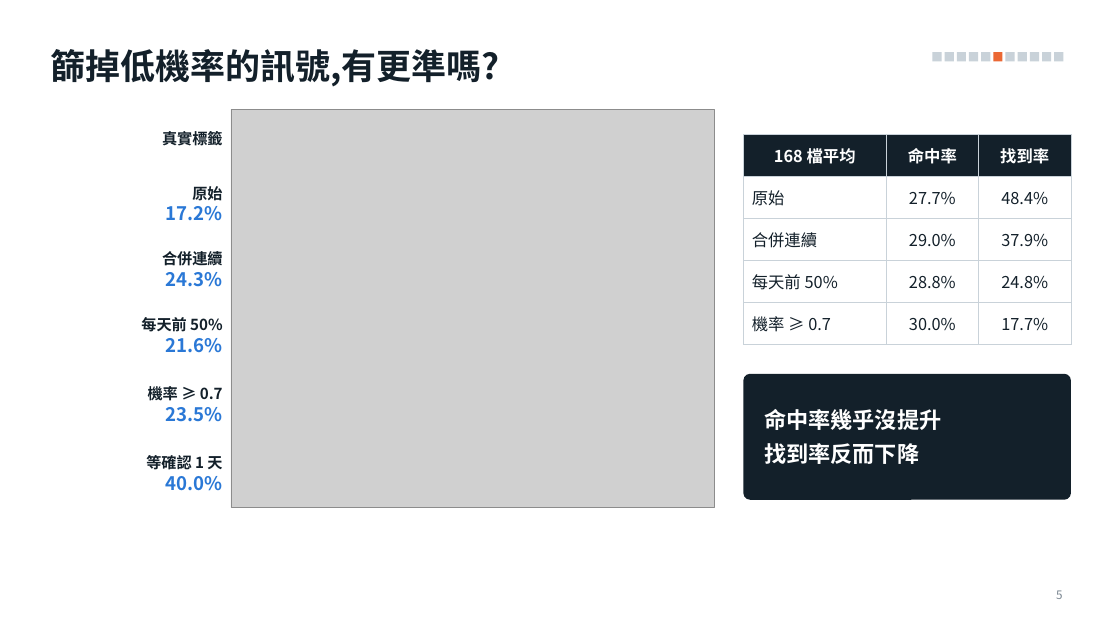
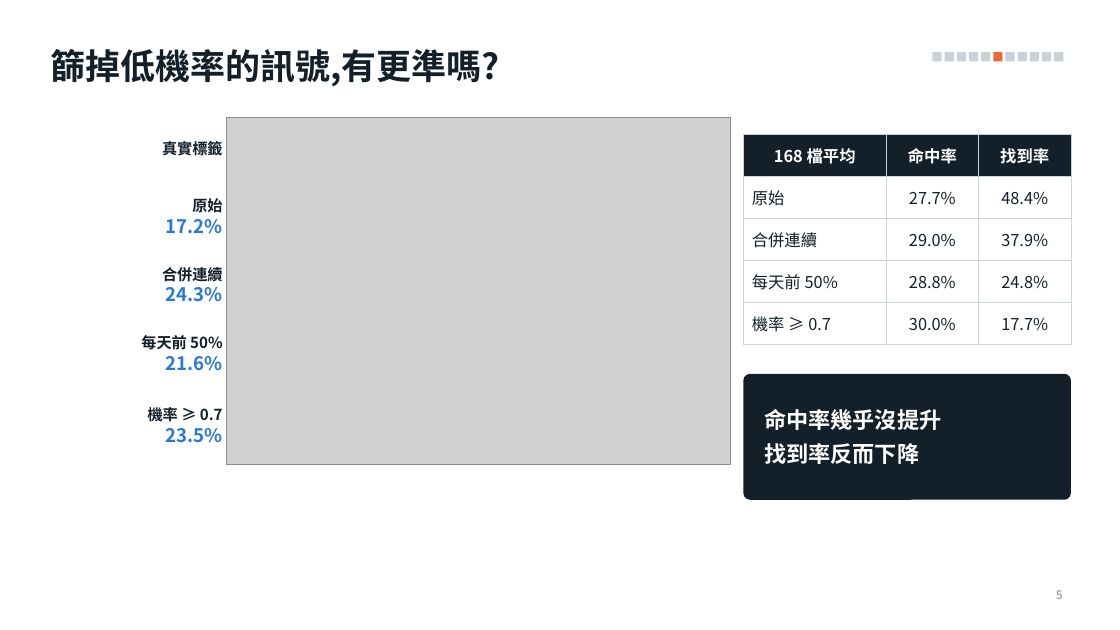
Before and after one commit to alextixu/fcukproject, a slide deck: slide 5 of method_kline_peak/report/kline_peak_report.pptx. Drawn at 1120x630 pixels with LibreOffice and Linux fonts; fonts in the diff are those of the drawing; grey boxes stand for pictures. Boxes give left, top, right and bottom in pixels: in the first picture for what was removed or moved away, otherwise in the second. Text is boxed around its words. In the diff, an @@ line names an element or a change of style, - is before the commit and + after.

```diff
--- a/method_kline_peak/report/kline_peak_report.pptx
+++ b/method_kline_peak/report/kline_peak_report.pptx
@@ text "真實標籤": place and size @@
-text "真實標籤" at <box>162,129,223,149</box>
+text "真實標籤" at <box>162,139,223,159</box>
@@ picture: place and size @@
-picture at <box>231,109,714,507</box>
+picture at <box>227,118,731,465</box>
@@ text "原始": place and size @@
-text "原始" at <box>166,186,223,221</box>
+text "原始" at <box>166,198,223,234</box>
@@ text "合併連續" rewrapped from <box>162,251,223,266</box> to <box>162,267,223,302</box> @@
@@ text "每天前 50%": place and size @@
-text "每天前 50%" at <box>141,317,223,353</box>
+text "每天前 50%" at <box>141,335,223,371</box>
@@ text "機率 ≥ 0.7": place and size @@
-text "機率 ≥ 0.7" at <box>148,386,223,422</box>
+text "機率 ≥ 0.7" at <box>148,407,223,443</box>
@@ text removed at <box>146,453,223,491</box> @@
-等確認 1 天
-40.0%
```
Also in this commit, not shown: 2 other files.
